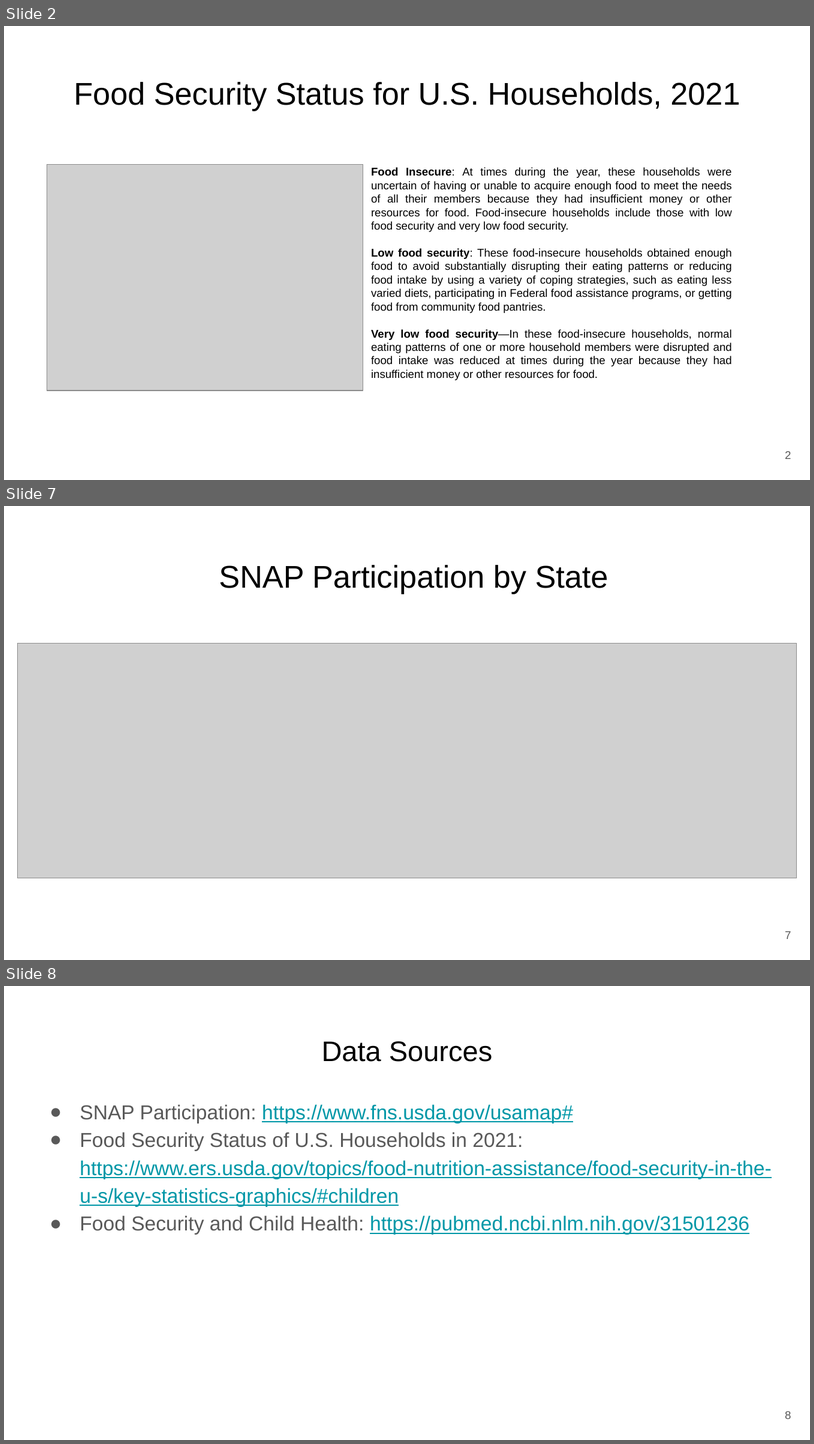
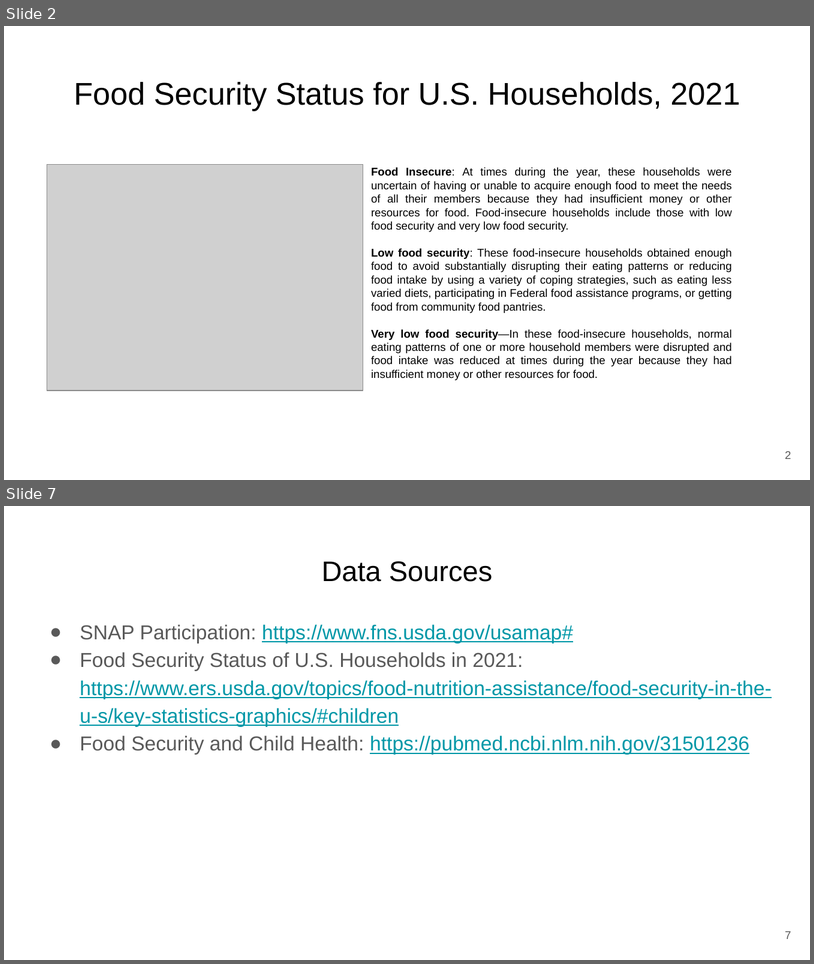
Before and after one commit to himalayahall/DATA608, a slide deck: Story 6/Food Security.pptx. Shown one above the other, each under a label of ours: slides 2, 7 and 8 before the commit, slides 2 and 7 after it; the slides between them are not shown. The pictures are 814x1444 and 814x964 pixels, drawn with LibreOffice and Linux fonts; fonts in the diff are those of the drawing; grey boxes stand for pictures. Boxes give left, top, right and bottom in pixels: in the first picture for what was removed or moved away, otherwise in the second. Text is boxed around its words. In the diff, an @@ line names an element or a change of style, - is before the commit and + after.

```diff
--- a/Story 6/Food Security.pptx
+++ b/Story 6/Food Security.pptx
@@ slide 7 removed at box(4, 506, 810, 960), background #FFFFFF @@
@@ title removed at box(219, 565, 609, 594) @@
-SNAP Participation by State
@@ picture removed at box(18, 643, 797, 878) @@
@@ page number removed at box(785, 931, 791, 939) @@
-7
@@ what was slide 8 is now slide 7 @@
@@ page number at box(785, 931, 791, 939): text changed @@
-8
+7
```
Also in this commit, not shown: 5 slides changed, 1 other file.
